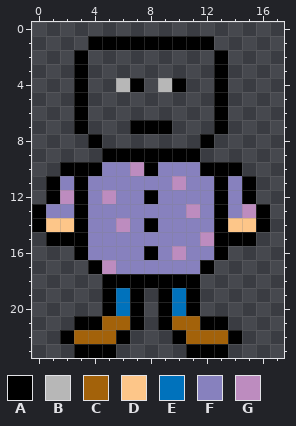
One commit to this pixel-art sprite: sprites/spr_player/15883bb6-4517-4400-a06d-448bdb04f076.png. Above: the version before the commit.
The file is 18x24 pixels.
Palette (. is transparent): A #000000  B #b7b7b7  C #a3620a  D #fdc689  E #0072bc  F #8781be  G #bd8cbf
Once edited:
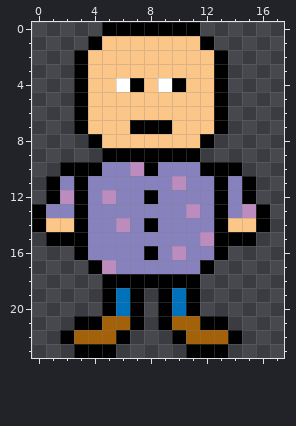
Edits made:
colour B: #b7b7b7 -> #ffffff
y 0: x 5..11 ....... -> AAAAAAA
y 1: x 5..11 AAAAAAA -> DDDDDDD
y 2..3: x 4..12 ......... -> DDDDDDDDD
y 4: x 4..5 .. -> DD; x 8 . -> D; x 11..12 .. -> DD
y 5..6: x 4..12 ......... -> DDDDDDDDD
y 7: x 4..6 ... -> DDD; x 10..12 ... -> DDD
y 8: x 5..11 ....... -> DDDDDDD
